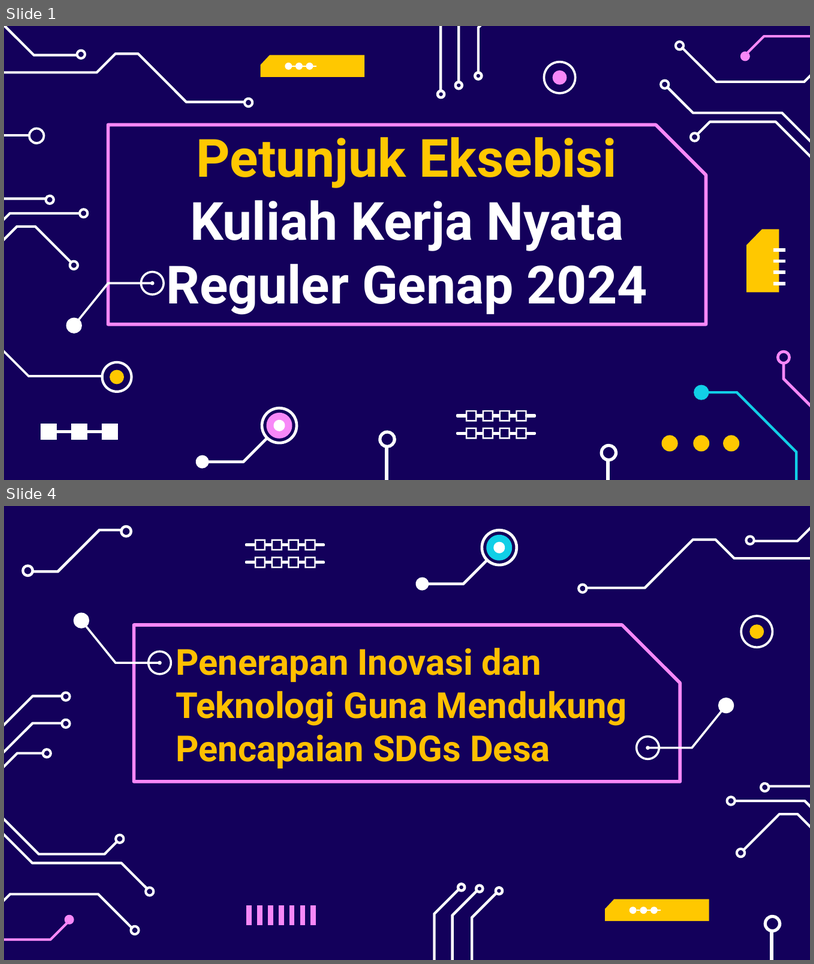
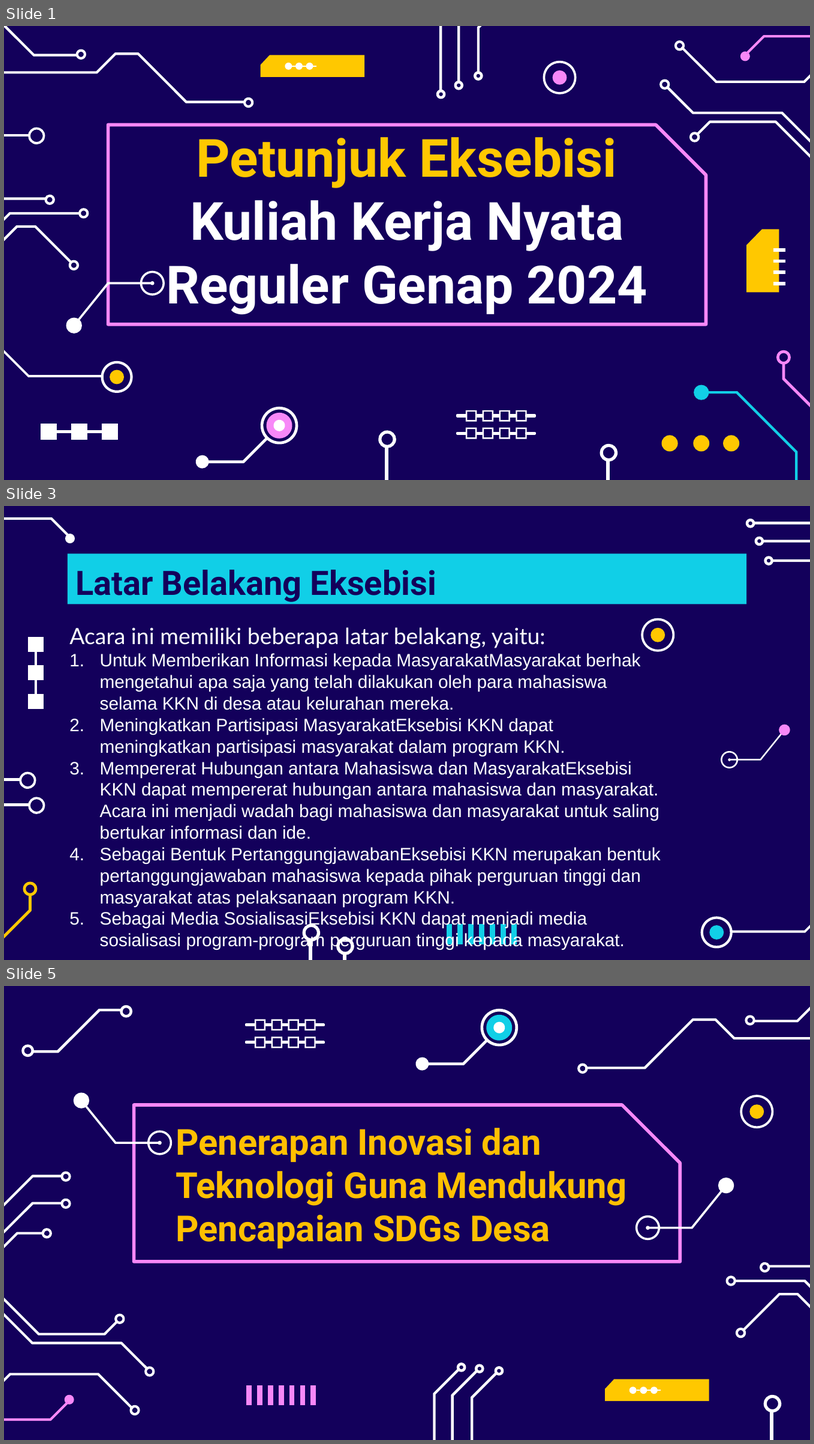
Before and after one commit to chariotofthesun/kkngenap2024, a slide deck: Peeeeeeeeenjk Eksebissii KKN Reg2024.pptx. Shown one above the other, each under a label of ours: slides 1 and 4 before the commit, slides 1, 3 and 5 after it; the slides between them are not shown. The pictures are 814x964 and 814x1444 pixels, drawn with LibreOffice and Linux fonts; fonts in the diff are those of the drawing. Boxes give left, top, right and bottom in pixels: in the first picture for what was removed or moved away, otherwise in the second. Text is boxed around its words. In the diff, an @@ line names an element or a change of style, - is before the commit and + after.

```diff
--- a/Peeeeeeeeenjk Eksebissii KKN Reg2024.pptx
+++ b/Peeeeeeeeenjk Eksebissii KKN Reg2024.pptx
@@ slide 3 added at [4, 506, 810, 960], background #13005B @@
@@ freeform shape added at [4, 518, 69, 535], fill #FFFFFF, outline #FFFFFF 1.5 pt @@
@@ group added at [747, 520, 810, 586]: 6 freeform shapes @@
@@ freeform shape added at [66, 534, 74, 542], fill #FFFFFF, outline #FFFFFF 1.5 pt @@
@@ freeform shape added at [68, 535, 69, 536], fill #FFFFFF, outline #FFFFFF 0.75 pt @@
@@ title added at [68, 553, 747, 604], fill #11CFE7, 30 pt, text #13005B, bold @@
+Latar Belakang Eksebisi
@@ text added at [69, 627, 660, 949], 16 pt, text #FFFFFF @@
+Acara ini memiliki beberapa latar belakang, yaitu:
+1. Untuk Memberikan Informasi kepada MasyarakatMasyarakat berhak mengetahui apa saja yang telah dilakukan oleh para mahasiswa selama KKN di desa atau kelurahan mereka.
+2. Meningkatkan Partisipasi MasyarakatEksebisi KKN dapat meningkatkan partisipasi masyarakat dalam program KKN.
+3. Mempererat Hubungan antara Mahasiswa dan MasyarakatEksebisi KKN dapat mempererat hubungan antara mahasiswa dan masyarakat. Acara ini menjadi wadah bagi mahasiswa dan masyarakat untuk saling bertukar informasi dan ide.
+4. Sebagai Bentuk PertanggungjawabanEksebisi KKN merupakan bentuk pertanggungjawaban mahasiswa kepada pihak perguruan tinggi dan masyarakat atas pelaksanaan program KKN.
+5. Sebagai Media SosialisasiEksebisi KKN dapat menjadi media sosialisasi program-program perguruan tinggi kepada masyarakat.
@@ freeform shape added at [641, 618, 677, 652], fill #FFFFFF @@
@@ freeform shape added at [651, 628, 665, 642], fill #FFC800 @@
@@ group added at [28, 637, 44, 709]: 4 freeform shapes @@
@@ group added at [721, 724, 791, 769]: 4 freeform shapes @@
@@ freeform shape added at [20, 772, 35, 788], fill #FFFFFF, outline #FFFFFF 0.75 pt @@
@@ freeform shape added at [4, 779, 21, 781], fill #FFFFFF, outline #FFFFFF 0.75 pt @@
@@ freeform shape added at [4, 804, 29, 805], fill #FFFFFF, outline #FFFFFF 0.75 pt @@
@@ freeform shape added at [28, 797, 44, 813], fill #FFFFFF, outline #FFFFFF 0.75 pt @@
@@ freeform shape added at [24, 882, 37, 895], fill #FFC800, outline #FFC800 1.5 pt @@
@@ freeform shape added at [4, 895, 32, 940], fill #FFC800, outline #FFC800 1.5 pt @@
@@ ellipse added at [702, 917, 731, 946], outline #FFFFFF 2.25 pt @@
@@ freeform shape added at [731, 903, 810, 932], fill #FFFFFF @@
@@ group added at [303, 925, 353, 960]: 4 freeform shapes @@
@@ group added at [447, 924, 517, 944]: 7 freeform shapes @@
@@ freeform shape added at [710, 925, 724, 939], fill #11CFE7 @@
@@ what was slide 4 is now slide 5 @@
```
Also in this commit, not shown: 2 slides changed.
